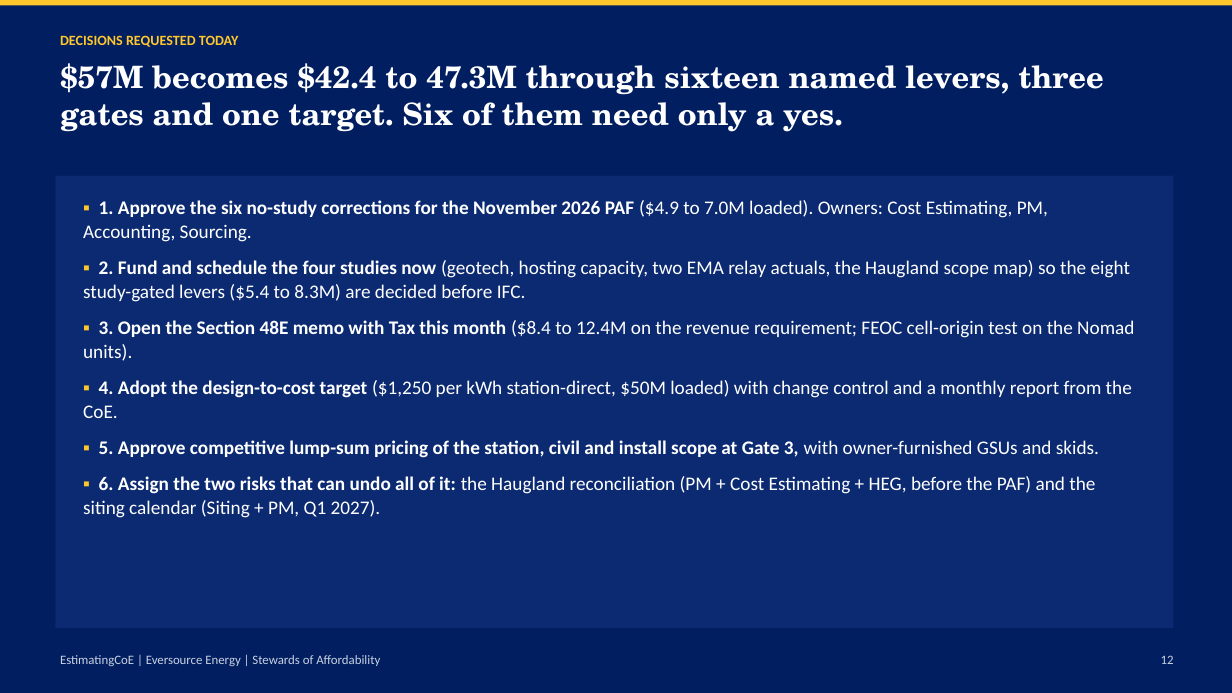
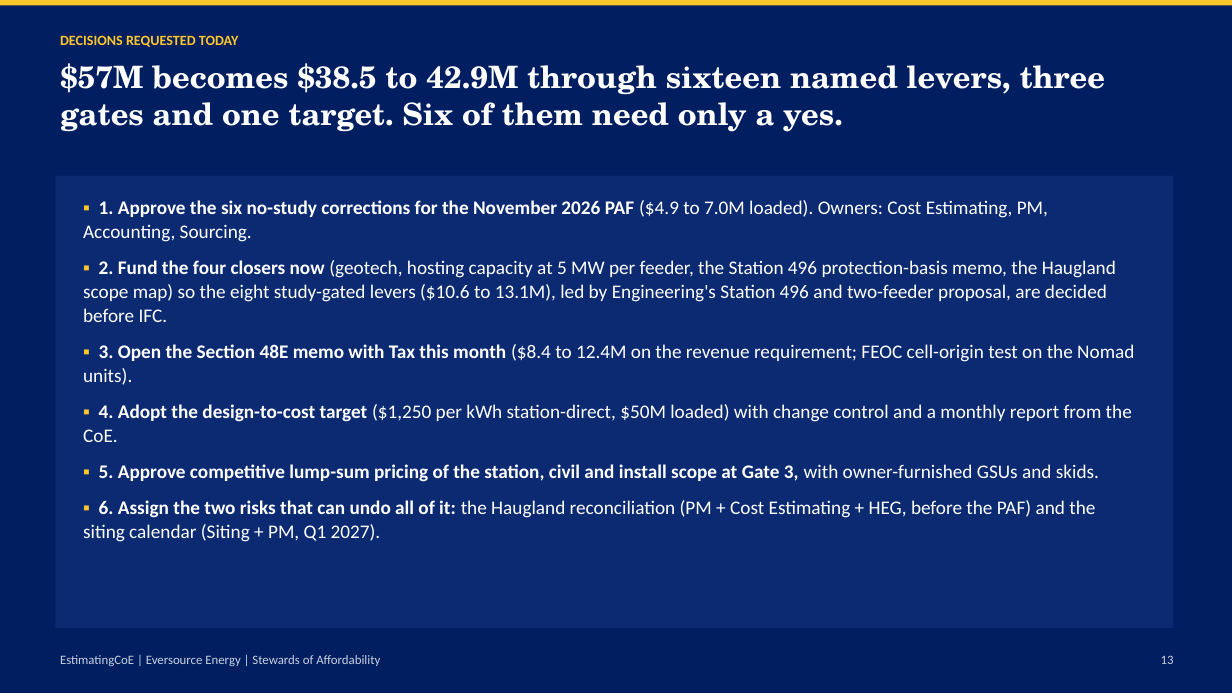
Before and after one commit to gbassaragh/BESS, a slide deck: slide 13 of Hyde Park BESS/6) Cost Analysis Deliverables/Hyde Park BESS - Leadership Brief.pptx (slide 12 before the commit). Drawn at 1232x693 pixels with LibreOffice and Linux fonts; fonts in the diff are those of the drawing. Boxes give left, top, right and bottom in pixels: in the first picture for what was removed or moved away, otherwise in the second. Text is boxed around its words. In the diff, an @@ line names an element or a change of style, - is before the commit and + after.

```diff
--- a/Hyde Park BESS/6) Cost Analysis Deliverables/Hyde Park BESS - Leadership Brief.pptx
+++ b/Hyde Park BESS/6) Cost Analysis Deliverables/Hyde Park BESS - Leadership Brief.pptx
@@ text at [60,63,1105,132]: text changed @@
-$57M becomes $42.4 to 47.3M through sixteen named levers, three gates and one target. Six of them need only a yes.
+$57M becomes $38.5 to 42.9M through sixteen named levers, three gates and one target. Six of them need only a yes.
@@ text at [83,260,1116,322]: text changed @@
-▪ 2. Fund and schedule the four studies now (geotech, hosting capacity, two EMA relay actuals, the Haugland scope map) so the eight study-gated levers ($5.4 to 8.3M) are decided before IFC.
+▪ 2. Fund the four closers now (geotech, hosting capacity at 5 MW per feeder, the Station 496 protection-basis memo, the Haugland scope map) so the eight study-gated levers ($10.6 to 13.1M), led by Engineering's Station 496 and two-feeder proposal, are decided before IFC.
@@ text at [1161,655,1174,664]: text changed @@
-12
+13
```
Also in this commit, not shown: 11 other slides changed, 1 slide added, 23 other files.
